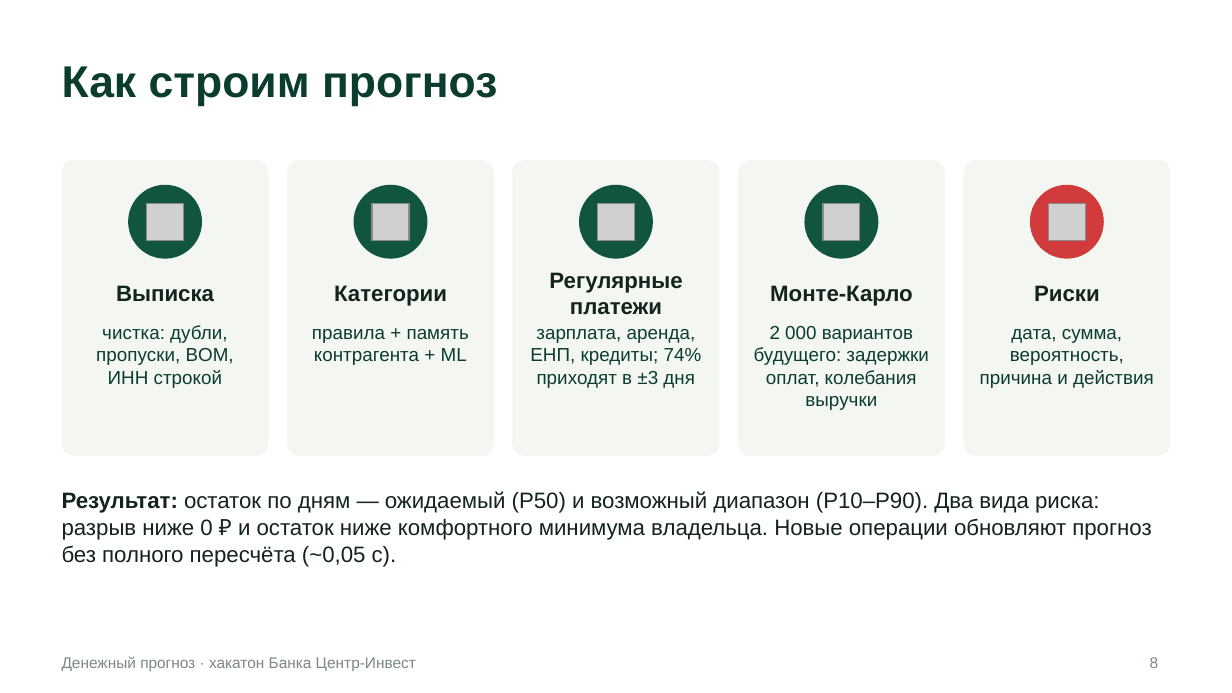
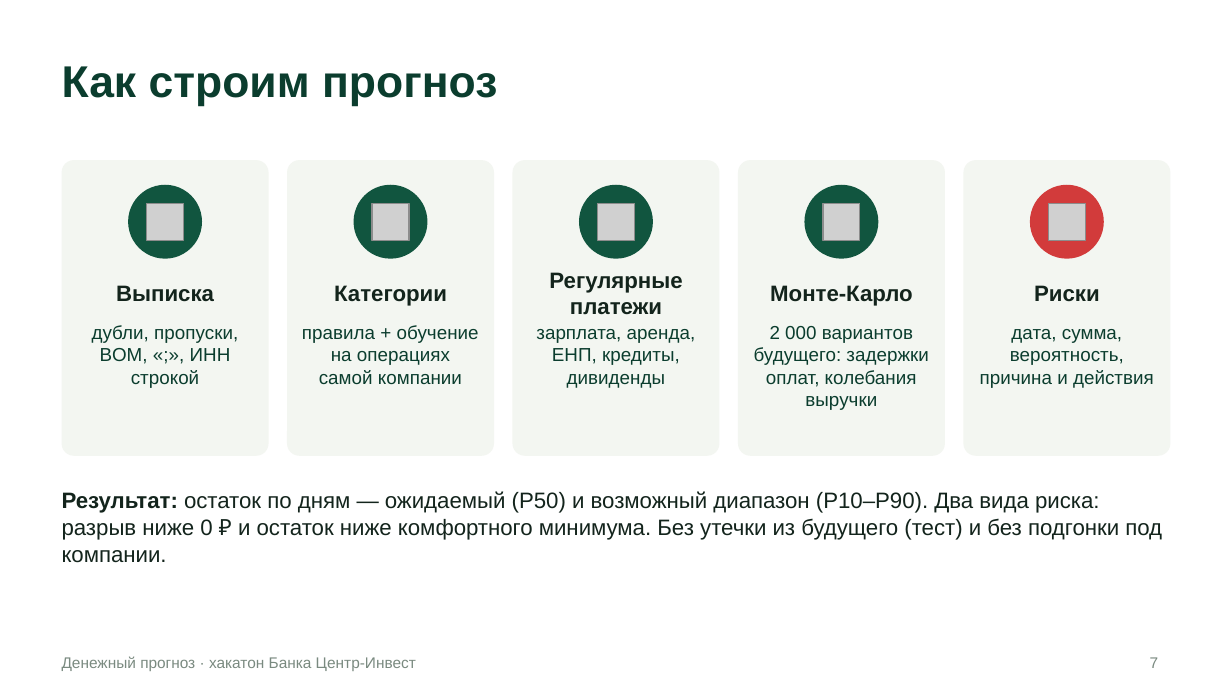
Before and after one commit to VaDex-web/cashflow, a slide deck: slide 7 of docs/presentation.pptx (slide 8 before the commit). Drawn at 1232x693 pixels with LibreOffice and Linux fonts; fonts in the diff are those of the drawing; grey boxes stand for pictures. Boxes give left, top, right and bottom in pixels: in the first picture for what was removed or moved away, otherwise in the second. Text is boxed around its words. In the diff, an @@ line names an element or a change of style, - is before the commit and + after.

```diff
--- a/docs/presentation.pptx
+++ b/docs/presentation.pptx
@@ text at [92, 325, 238, 388]: text changed @@
-чистка: дубли, пропуски, BOM, ИНН строкой
+дубли, пропуски, BOM, «;», ИНН строкой
@@ text at [302, 325, 479, 384]: text changed @@
-правила + память контрагента + ML
+правила + обучение на операциях самой компании
@@ text at [536, 329, 696, 388]: text changed @@
-зарплата, аренда, ЕНП, кредиты; 74% приходят в ±3 дня
+зарплата, аренда, ЕНП, кредиты, дивиденды
@@ text at [62, 491, 1162, 563]: text changed @@
-Результат: остаток по дням — ожидаемый (P50) и возможный диапазон (P10–P90). Два вида риска: разрыв ниже 0 ₽ и остаток ниже комфортного минимума владельца. Новые операции обновляют прогноз без полного пересчёта (~0,05 с).
+Результат: остаток по дням — ожидаемый (P50) и возможный диапазон (P10–P90). Два вида риска: разрыв ниже 0 ₽ и остаток ниже комфортного минимума. Без утечки из будущего (тест) и без подгонки под компании.
@@ page number at [1150, 657, 1159, 668]: text changed @@
-8
+7
```
Also in this commit, not shown: 6 other slides changed, 4 slides added, 6 slides removed, 23 other files.
